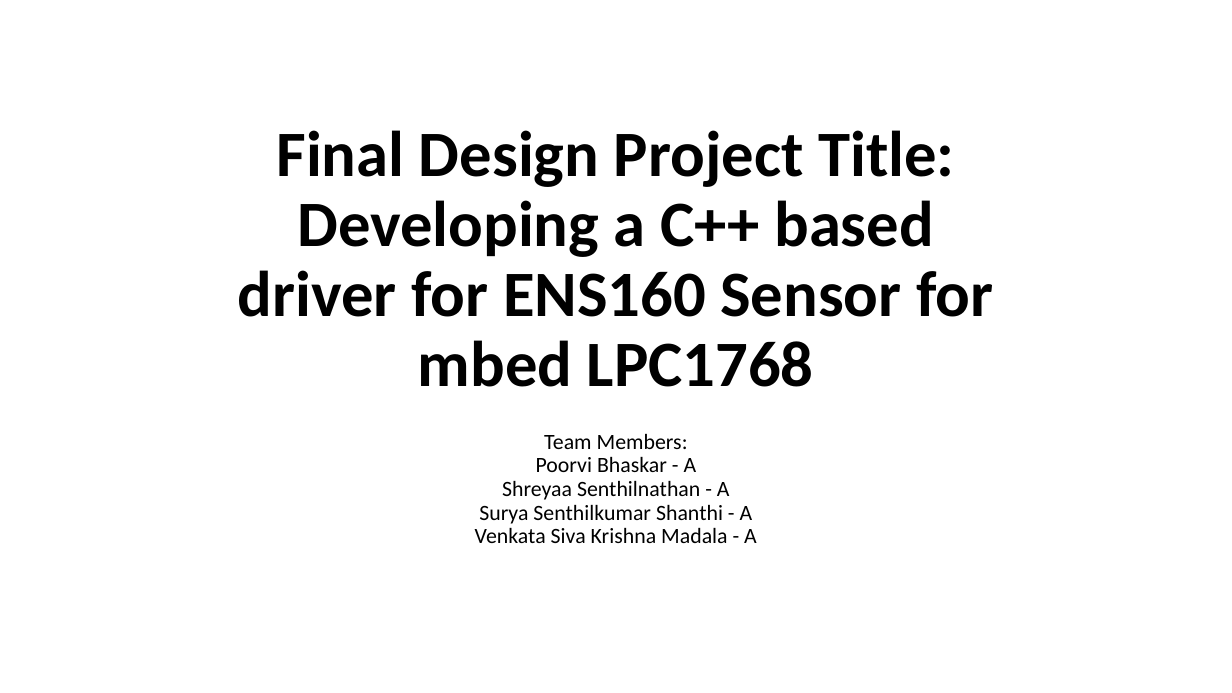
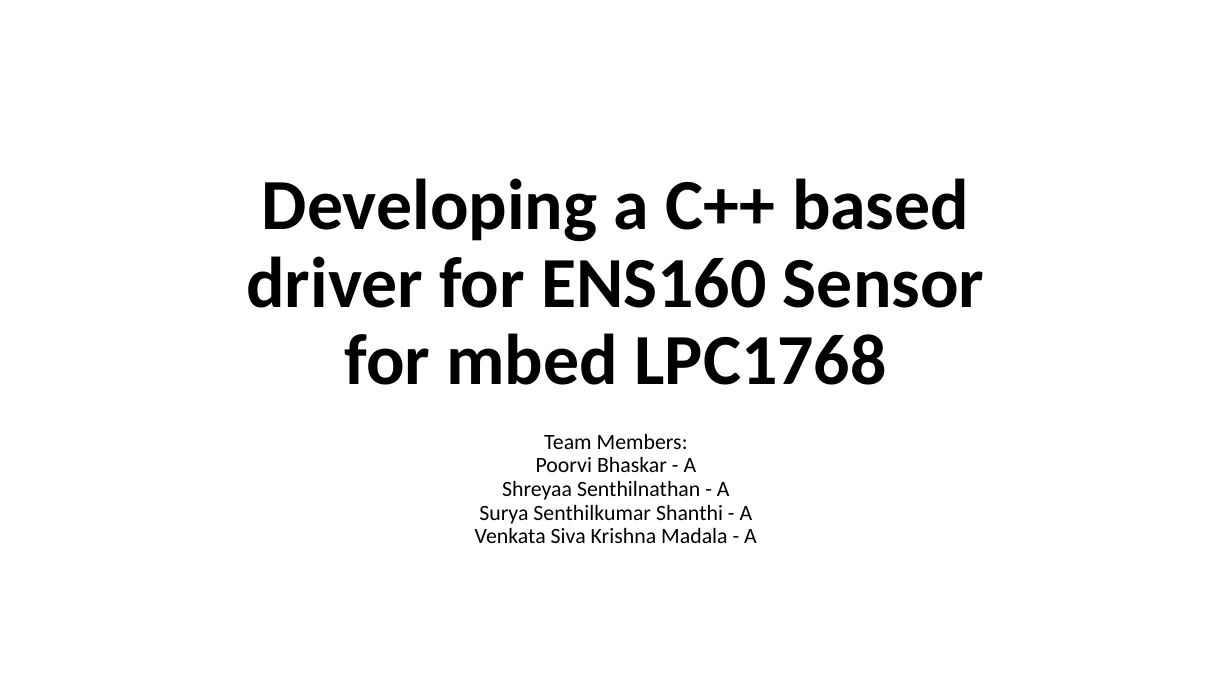
Before and after one commit to krishnamvs/ECE-4180-Final-Project-Fall-22, a slide deck: slide 1 of ECE4180FinalPresentation.pptx. Drawn at 1232x693 pixels with LibreOffice and Linux fonts; fonts in the diff are those of the drawing; background and template pictures are left out. Boxes give left, top, right and bottom in pixels: in the first picture for what was removed or moved away, otherwise in the second. Text is boxed around its words. In the diff, an @@ line names an element or a change of style, - is before the commit and + after.

```diff
--- a/ECE4180FinalPresentation.pptx
+++ b/ECE4180FinalPresentation.pptx
@@ title at [246, 178, 984, 385]: text changed; size 50.4 to 56 pt @@
-Final Design Project Title:
-Developing a C++ based driver for ENS160 Sensor for mbed LPC1768
+Developing a C++ based driver for ENS160 Sensor for mbed LPC1768
```
Also in this commit, not shown: 1 other slide changed.
